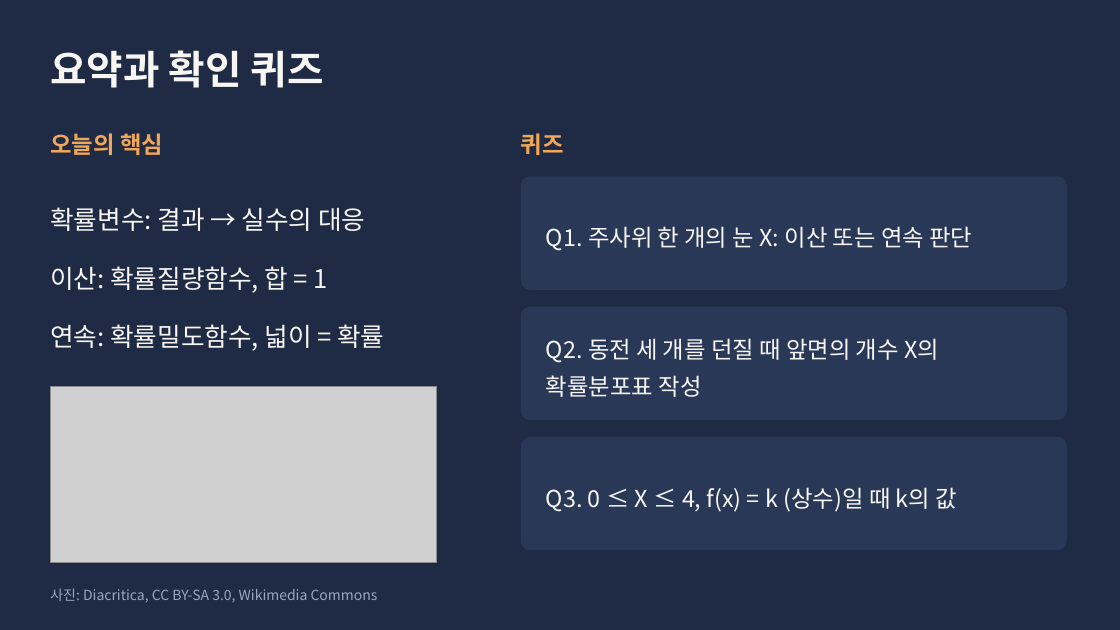
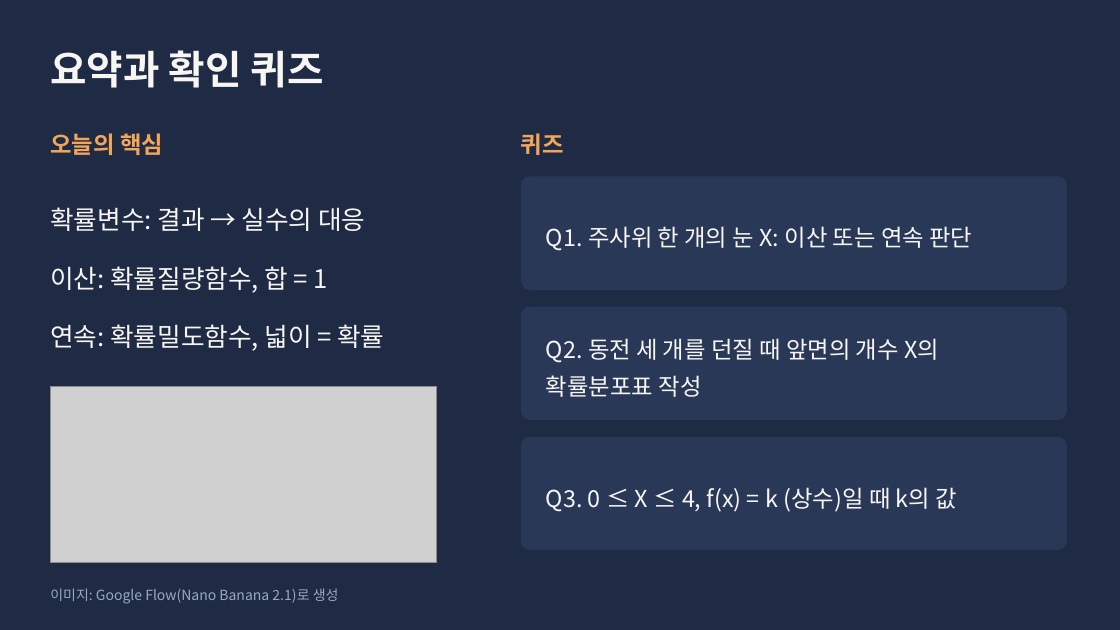
Before and after one commit to jeyoungpark12/prob-stats-lecture-slides, a slide deck: slide 13 of lectures/week01_도입/output/01_확률변수와_확률분포.pptx (slide 11 before the commit). Drawn at 1120x630 pixels with LibreOffice and Linux fonts; fonts in the diff are those of the drawing; grey boxes stand for pictures. Boxes give left, top, right and bottom in pixels: in the first picture for what was removed or moved away, otherwise in the second. Text is boxed around its words. In the diff, an @@ line names an element or a change of style, - is before the commit and + after.

```diff
--- a/lectures/week01_도입/output/01_확률변수와_확률분포.pptx
+++ b/lectures/week01_도입/output/01_확률변수와_확률분포.pptx
@@ text at box(50, 588, 339, 604): text changed @@
-사진: Diacritica, CC BY-SA 3.0, Wikimedia Commons
+이미지: Google Flow(Nano Banana 2.1)로 생성
```
Also in this commit, not shown: 4 other slides changed, 2 slides added, 36 other files.
